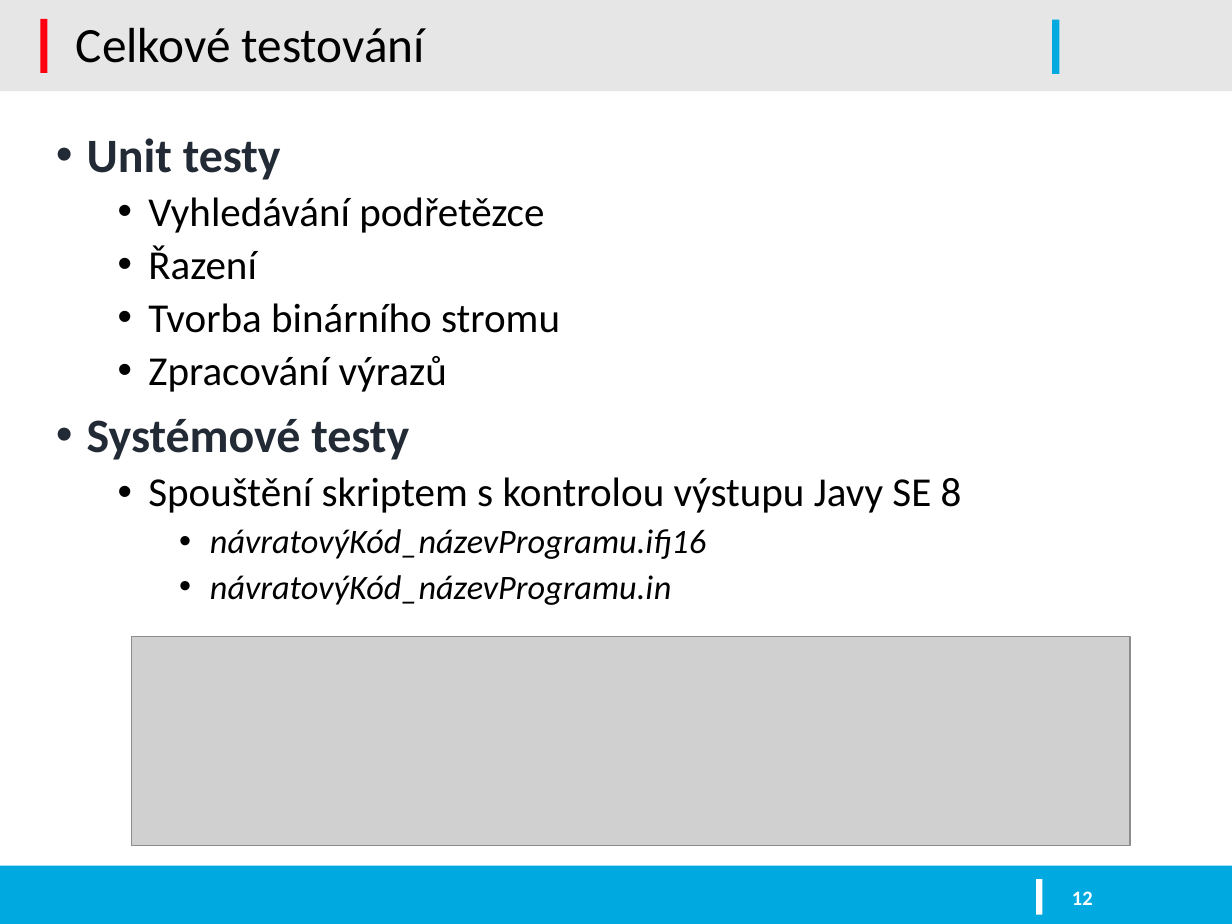
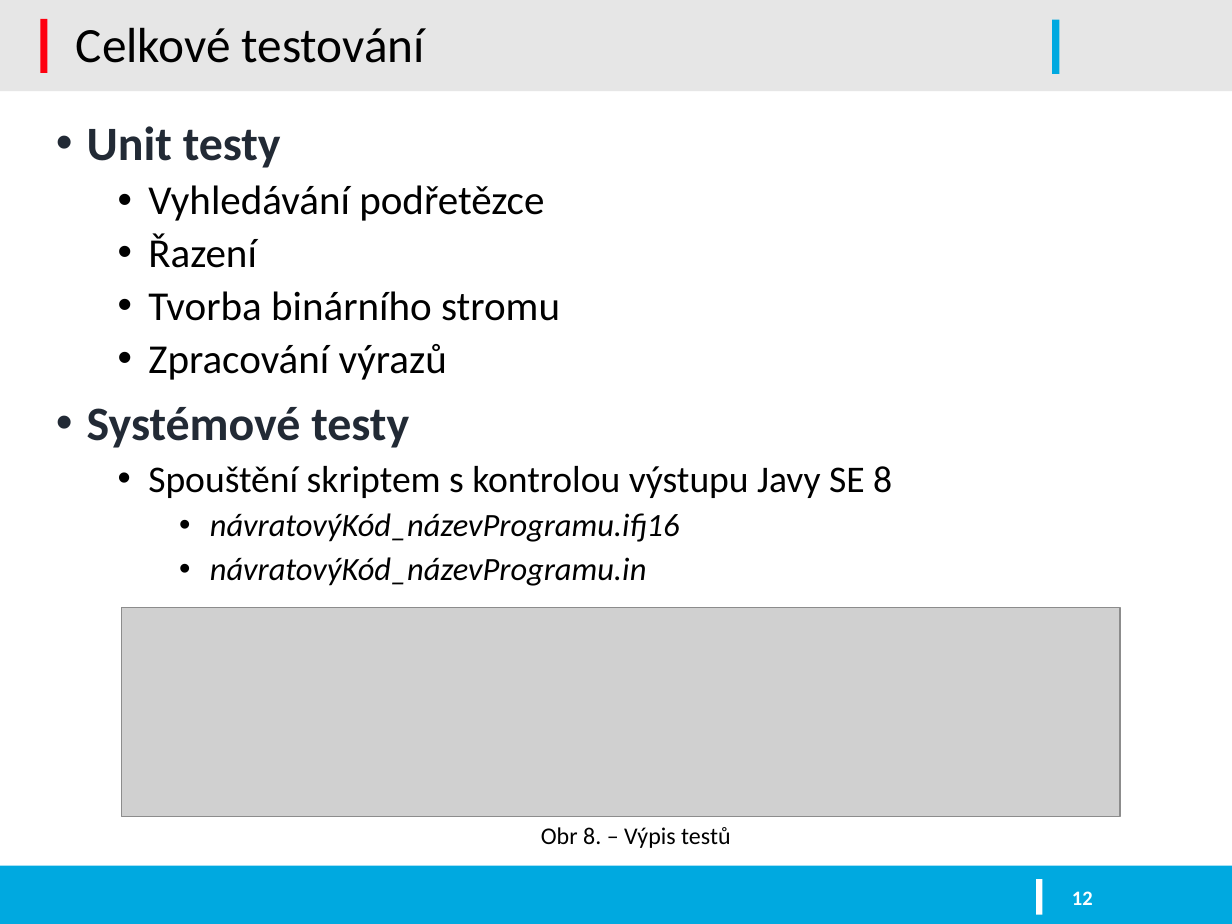
Before and after one commit to kysel/IFJ16, a slide deck: slide 12 of docs/prezentace.pptx. Drawn at 1232x924 pixels with LibreOffice and Linux fonts; fonts in the diff are those of the drawing; grey boxes stand for pictures; background and template pictures are left out. Boxes give left, top, right and bottom in pixels: in the first picture for what was removed or moved away, otherwise in the second. Text is boxed around its words. In the diff, an @@ line names an element or a change of style, - is before the commit and + after.

```diff
--- a/docs/prezentace.pptx
+++ b/docs/prezentace.pptx
@@ text "Unit testy": place and size @@
-text "Unit testy" at (87, 138, 962, 605)
+text "Unit testy" at (87, 126, 892, 586)
@@ text at (148, 466, 892, 586): size 24 to 22 pt in "Spouštění skriptem s kontrolou výstupu Javy SE ..."; size 20 to 19 pt in "návratovýKód_názevProgramu.ifj16", "návratovýKód_názevProgramu.in" @@
@@ picture: place and size @@
-picture at (132, 637, 1130, 846)
+picture at (122, 607, 1120, 817)
@@ text added at (541, 827, 731, 848), 14 pt, text #000000 @@
+Obr 8. – Výpis testů
```
Also in this commit, not shown: 6 other slides changed.
